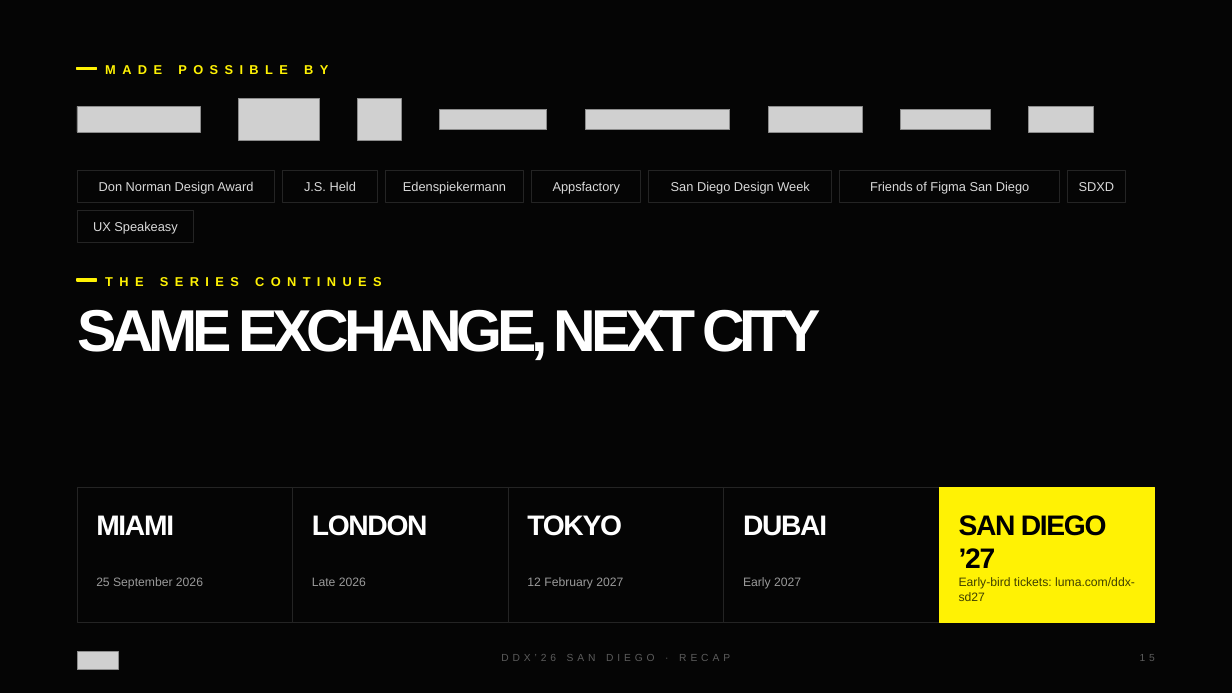
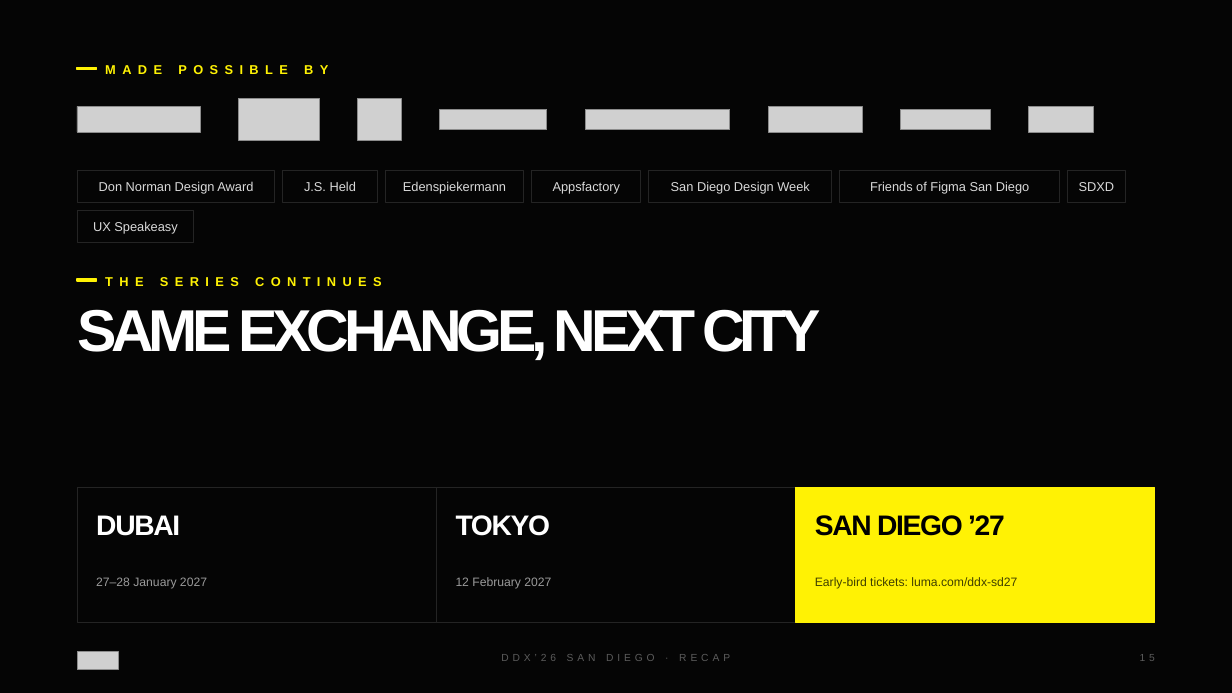
Before and after one commit to SGX1992/ddx-recap-sandiego, a slide deck: slide 15 of DDX26-San-Diego-Recap.pptx. Drawn at 1232x693 pixels with LibreOffice and Linux fonts; fonts in the diff are those of the drawing; grey boxes stand for pictures. Boxes give left, top, right and bottom in pixels: in the first picture for what was removed or moved away, otherwise in the second. Text is boxed around its words. In the diff, an @@ line names an element or a change of style, - is before the commit and + after.

```diff
--- a/DDX26-San-Diego-Recap.pptx
+++ b/DDX26-San-Diego-Recap.pptx
@@ rectangle: place and size @@
-rectangle at (77, 488, 292, 623)
+rectangle at (77, 488, 436, 623)
@@ text "DUBAI": place and size @@
-text "DUBAI" at (743, 515, 827, 536)
+text "DUBAI" at (96, 515, 180, 536)
@@ rectangle: place and size @@
-rectangle at (293, 488, 508, 623)
+rectangle at (436, 488, 796, 623)
@@ text "TOKYO": place and size @@
-text "TOKYO" at (527, 515, 622, 536)
+text "TOKYO" at (456, 515, 551, 536)
@@ rectangle removed at (508, 488, 724, 623) @@
@@ rectangle removed at (724, 488, 939, 623) @@
@@ rectangle: place and size @@
-rectangle at (940, 488, 1155, 623)
+rectangle at (796, 488, 1155, 623)
@@ text "SAN DIEGO ’27" rewrapped from (959, 515, 1107, 568) to (815, 515, 1005, 536) @@
@@ text removed at (96, 515, 174, 535) @@
-MIAMI
@@ text removed at (312, 515, 428, 536) @@
-LONDON
@@ text at (96, 577, 207, 589): text changed @@
-25 September 2026
+27–28 January 2027
@@ text removed at (312, 577, 366, 586) @@
-Late 2026
@@ text "12 February 2027": place and size @@
-text "12 February 2027" at (527, 577, 623, 589)
+text "12 February 2027" at (456, 577, 551, 589)
@@ text removed at (743, 577, 801, 589) @@
-Early 2027
@@ text "Early-bird tickets: luma.com/ddx-sd27" rewrapped from (959, 577, 1135, 601) to (815, 577, 1017, 589) @@
```
Also in this commit, not shown: 20 other files.
